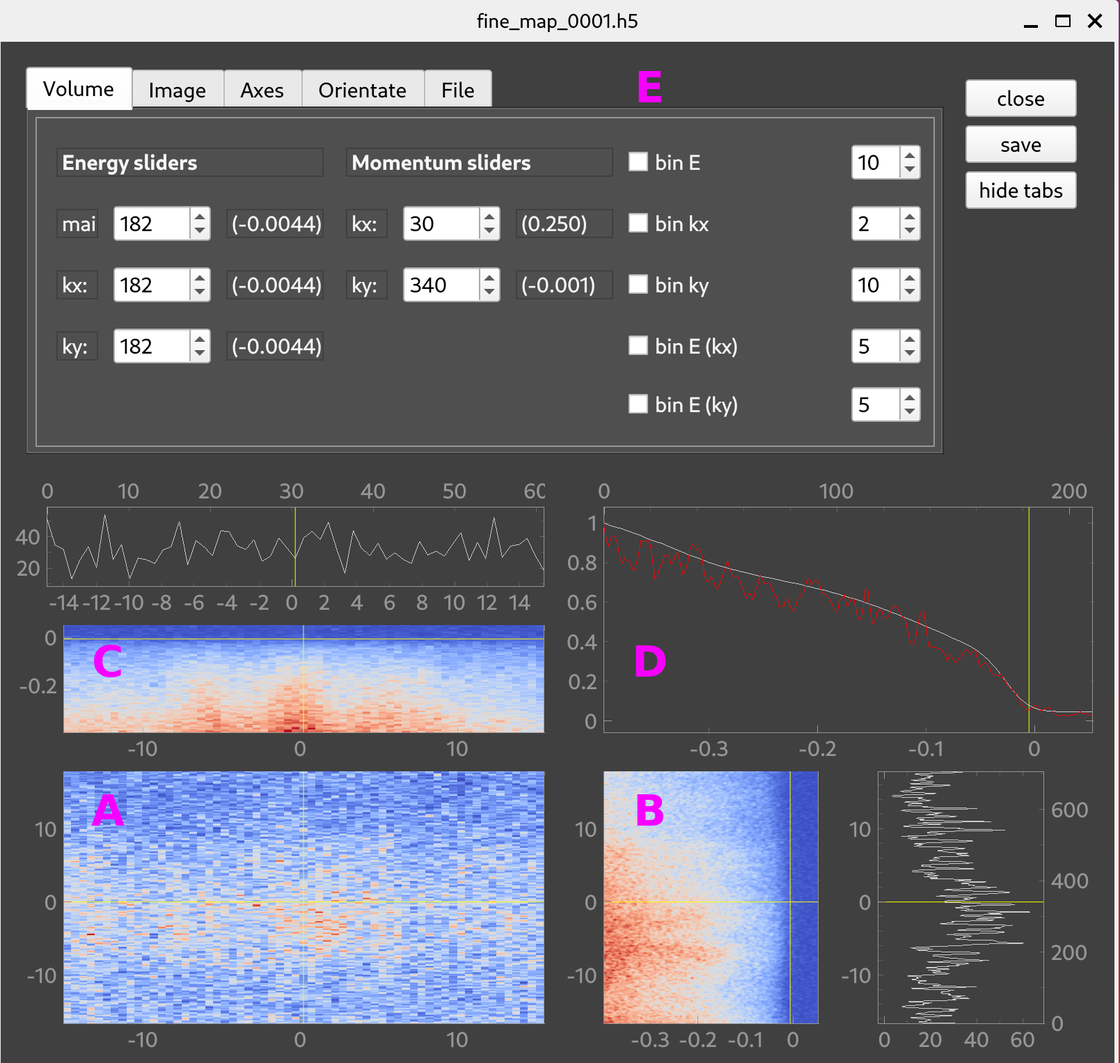
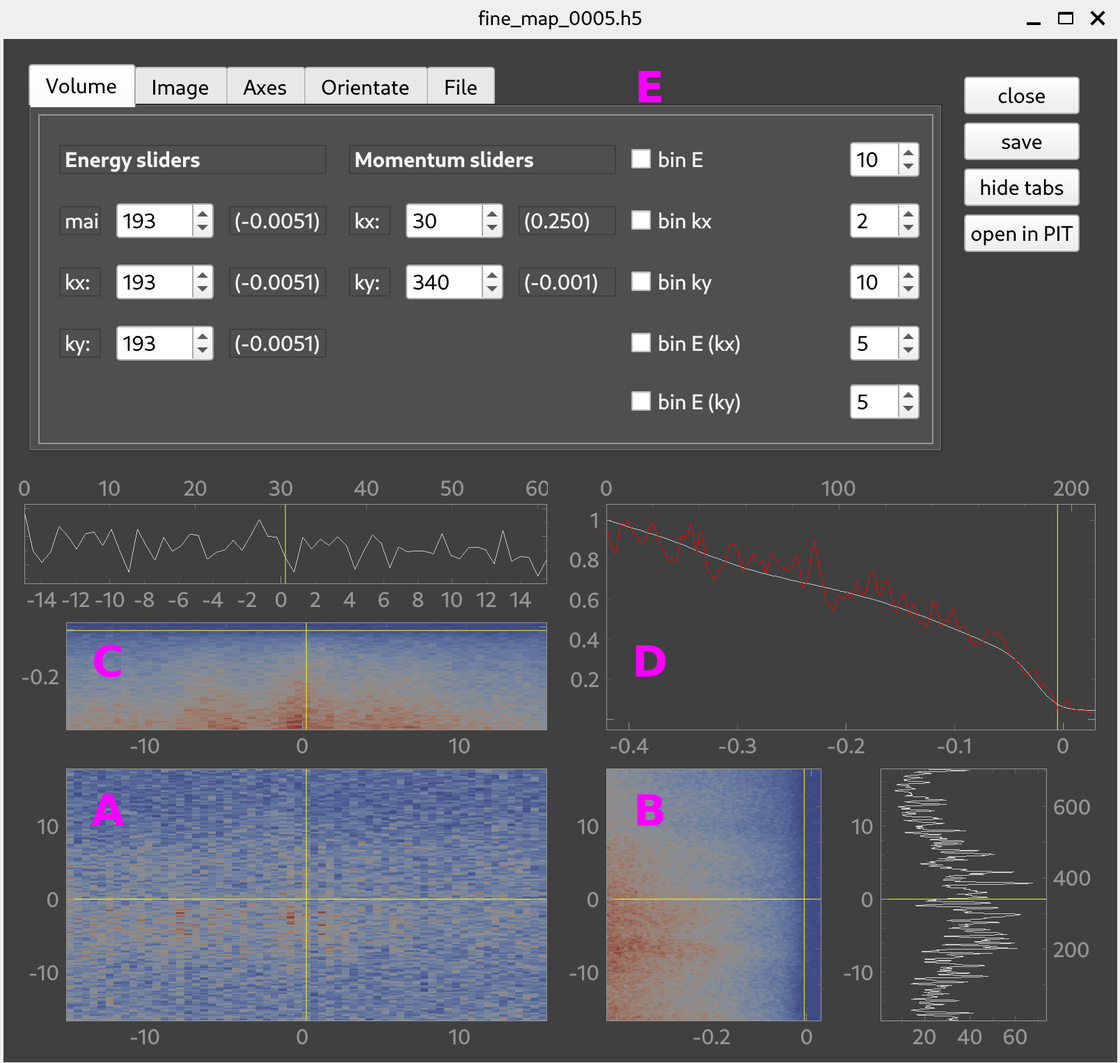
Before/after of a 1120px x 1063px layered artwork. What changed in the layer stack:
hid "3dviewer_2.png" over bbox(0, 0, 1120, 1063)
added layer "3dviewer.png" over bbox(0, 0, 1120, 1063)
